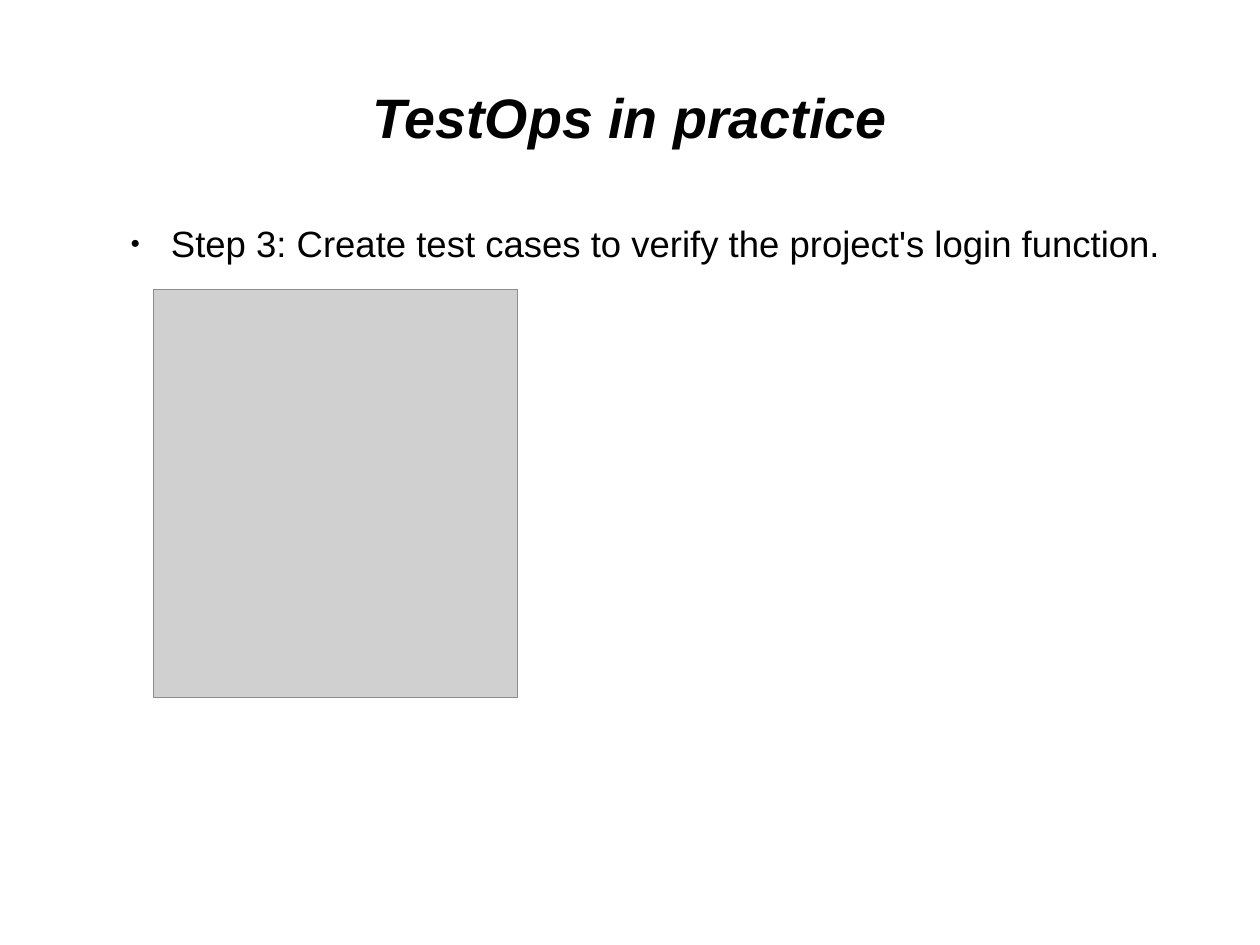
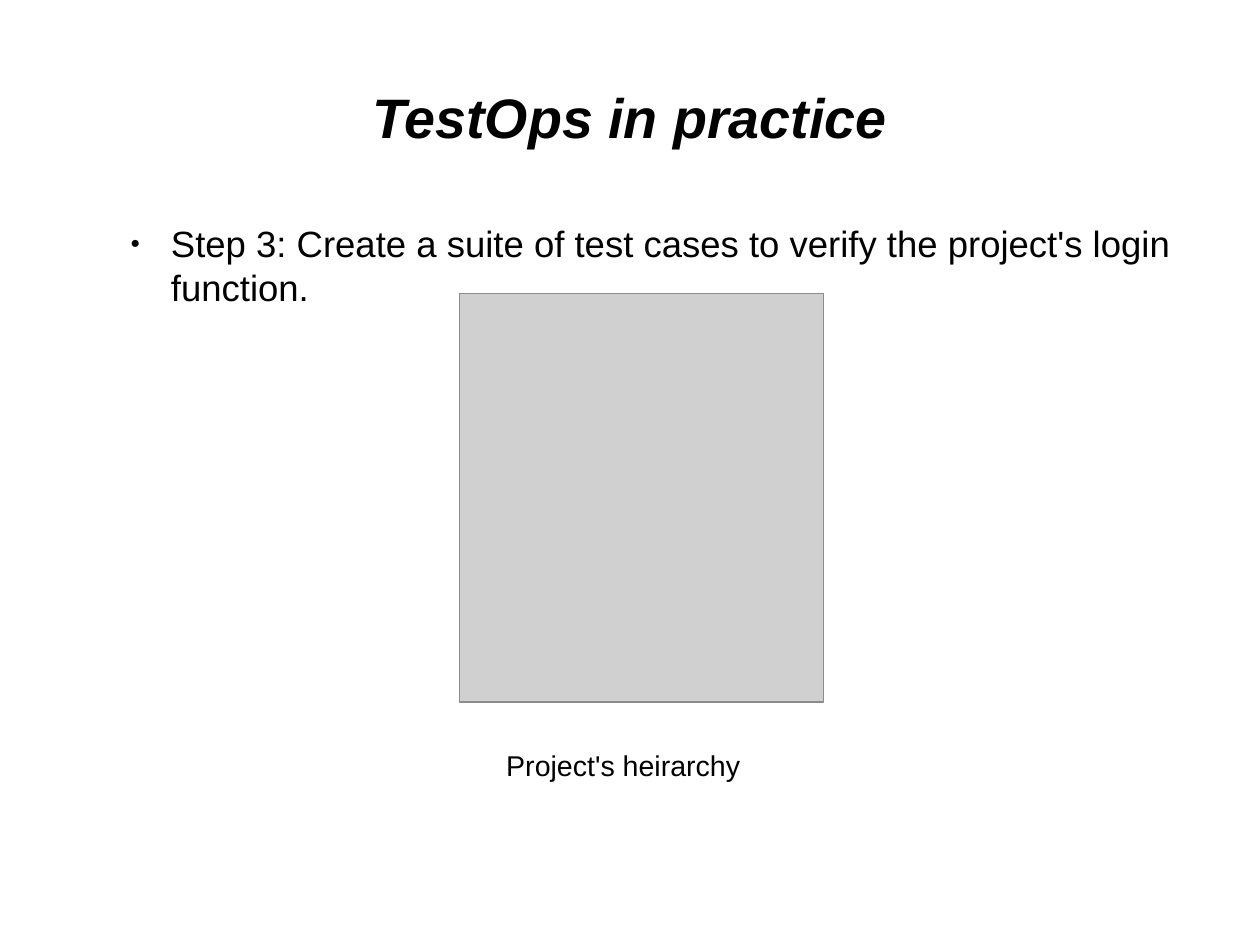
Before and after one commit to kirol/selenium, a slide deck: slide 40 of Selenium & Testops.odp. Drawn at 1260x945 pixels with LibreOffice and Linux fonts; fonts in the diff are those of the drawing; grey boxes stand for pictures. Boxes give left, top, right and bottom in pixels: in the first picture for what was removed or moved away, otherwise in the second. Text is boxed around its words. In the diff, an @@ line names an element or a change of style, - is before the commit and + after.

```diff
--- a/Selenium & Testops.odp
+++ b/Selenium & Testops.odp
@@ text at (171,230,1170,302): text changed @@
-  ● Step 3: Create test cases to verify the project's login function.
+  ● Step 3: Create a suite of test cases to verify the project's login function.
@@ picture: place and size @@
-picture at (153,289,518,697)
+picture at (460,294,824,702)
@@ text added at (506,755,740,782), 18 pt, text #000000 @@
+Project's heirarchy
```
Also in this commit, not shown: 2 other slides changed, 3 slides added, 2 other files.
